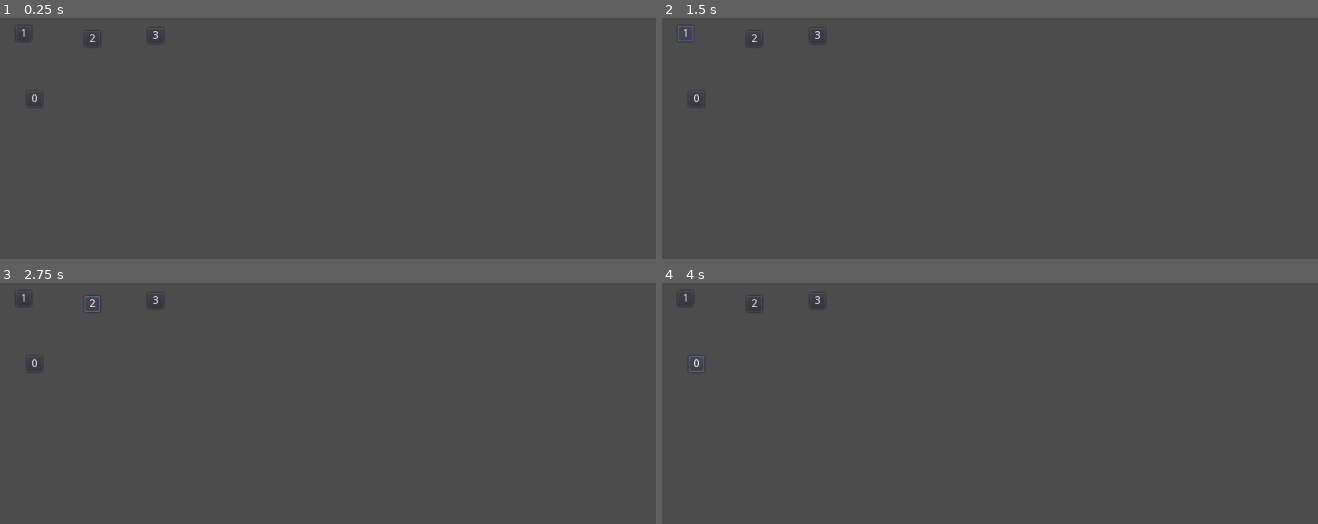
Above: before the commit, frames 1-4 (two rows, left to right).
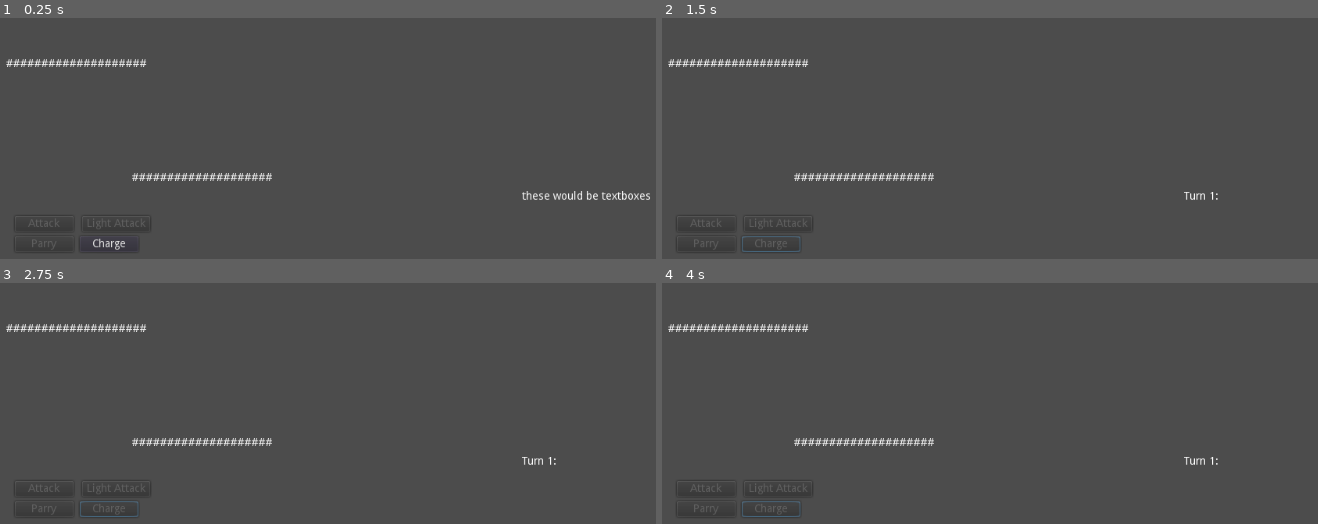
Above: after the commit, the same moments.

Repository: ArtlessAvian/kind-opponent
Game: Godot game, scene res://gameingame/Battle.tscn
Two runs of this game, one before a commit and one after it. Both use one fixed random seed, a clock stepped at 60 frames per second and the inputs below.
Inputs (mouse positions are in pixels of both pictures, inside the frame that each line leads up to):
- Up to frame 1 (0.25 s): no input
- Up to frame 2 (1.5 s): click "0" (after the commit: "Charge") at 0.5 s; click (688, 32) at 1.25 s, where only the run before the commit has a clickable "1"
- Up to frame 3 (2.75 s): click (91, 304) at 2 s, where only the run before the commit has a clickable "2"
- Up to frame 4 (4 s): click (819, 299) at 2.75 s, where only the run before the commit has a clickable "3"; click (694, 364) at 3.5 s, where only the run before the commit has a clickable "0"

The runs differ from the first frame. In frame 1, 1.4% of the frame differs, in the area x 0-100%, y 4-97%; in frame 2, 1.1%; in frame 3, 1.1%; in frame 4, 1.1%.

Commit message:
model view interactions with mockup

Diff:
--- a/gameingame/Battle.gd
+++ b/gameingame/Battle.gd
@@ -1,25 +1,60 @@
 # Acts as a model in MVC
 
 extends Node
+signal user_feedback
+signal update_bars
 
-#var action_queue = []
+var yielding_for_queue = []
 var turn = 0 # why not its free
+var turn_state = null
 
 func _ready():
 	$Player.opponent = $Opponent
 	$Opponent.opponent = $Player
 
-# Update the model instantly
+# Abuses yield to hand off stuff to the view
 func _on_button_down(player_action):
+	turn_state = _game_logic(player_action)
+
+func _process(delta):
+	if (!yielding_for_queue.empty()):
+		if (yielding_for_queue[0]._thing(delta)):
+			yielding_for_queue.pop_front()
+	if (yielding_for_queue.empty() and turn_state != null):
+		turn_state = turn_state.resume()
+
+func _get_opponent_move():
+	if ($Opponent.advantage < 5): return 3
+	return randi() % 3 # dont charge
+
+# hooooooo boy
+
+func _game_logic(player_action):
 	turn += 1
-	print(str("Turn ", turn, ":"))
+	self._text_box(str("Turn ", turn, ":"))
+	yield()
 
-	$Player.temporary()
-	if ($Opponent.health <= 0):
-		print("You are winnr (jk you lose)")
+	self._text_box("player used " + ["attack", "attack but different", "heal", "charge"][player_action])
+	yield()
+	$Player.do_move(player_action)
+	self.emit_signal("update_bars")
+	yield()
+
+	if ($Opponent.is_dead()):
+		self._text_box("You are winnr (jk you lose)")
 		return
 
-	$Opponent.temporary()
-	if ($Player.health <= 0):
-		print("You are winnr (jk you lose)")
+	var opponent_move = _get_opponent_move()
+	self._text_box("opponent used " + ["attack", "attack but different", "heal", "charge"][opponent_move])
+	yield()
+	$Opponent.do_move(opponent_move)
+	self.emit_signal("update_bars")
+	yield()
+
+	if ($Player.is_dead()):
+		self._text_box("You are ded (jk you win)")
+		self._text_box(str("Believability: ", 120/$Opponent._health, "%"))
 		return
+
+func _text_box(text):
+	self.emit_signal("user_feedback", text)
--- a/gameingame/Battle.tscn
+++ b/gameingame/Battle.tscn
@@ -1,7 +1,92 @@
-[gd_scene load_steps=3 format=2]
+[gd_scene load_steps=7 format=2]
 
 [ext_resource path="res://gameingame/Battle.gd" type="Script" id=1]
 [ext_resource path="res://gameingame/Character.tscn" type="PackedScene" id=2]
+[ext_resource path="res://gameingame/TestGrayouter.gd" type="Script" id=3]
+
+[sub_resource type="GDScript" id=1]
+script/source = "extends Label
+
+# Declare member variables here. Examples:
+# var a = 2
+# var b = \"text\"
+var character
+export (NodePath) var character_path
+
+# Called when the node enters the scene tree for the first time.
+func _ready():
+	character = self.get_node(character_path)
+
+func _thing(delta):
+	var target = float(character._health)/character.max_health
+	var diff = target - self.percent_visible
+	var temporaryyyyy = self.percent_visible + delta * sign(diff)
+	self.percent_visible = temporaryyyyy
+	# move towards target, in direction of diff
+
+	# if you move past the target
+	if ((target - temporaryyyyy) * (diff) <= 0):
+		self.percent_visible = target
+		return true
+
+func _on_Battle_update_bars():
+	if (self.percent_visible != float(character._health)/character.max_health):
+		$\"../..\".yielding_for_queue.push_back(self)"
+
+[sub_resource type="GDScript" id=4]
+script/source = "extends Label
+
+# Declare member variables here. Examples:
+# var a = 2
+# var b = \"text\"
+var character
+export (NodePath) var character_path
+
+# Called when the node enters the scene tree for the first time.
+func _ready():
+	character = self.get_node(character_path)
+
+func _thing(delta):
+	var target = float(character.advantage)/character.max_health
+	var diff = target - self.percent_visible
+	var temporaryyyyy = self.percent_visible + delta * sign(diff)
+	self.percent_visible = temporaryyyyy
+	# move towards target, in direction of diff
+
+	# if you move past the target
+	if ((target - temporaryyyyy) * (diff) <= 0):
+		self.percent_visible = target
+		return true
+
+func _on_Battle_update_bars():
+	if (self.percent_visible != float(character.advantage)/character.max_health):
+		$\"../..\".yielding_for_queue.push_back(self)"
+
+[sub_resource type="GDScript" id=3]
+script/source = "extends Label
+
+# Declare member variables here. Examples:
+# var a = 2
+# var b = \"text\"
+
+# Called when the node enters the scene tree for the first time.
+func _ready():
+	pass # Replace with function body.
+
+# Called every frame. 'delta' is the elapsed time since the previous frame.
+
+var done = false
+
+func _thing(delta):
+	self.percent_visible = min(1, self.percent_visible + delta * 4)
+	if (self.percent_visible == 1 and Input.is_action_just_pressed(\"ui_accept\")):
+		return true
+
+func _on_Battle_user_feedback(feedback):
+	self.text = feedback
+	self.percent_visible = 0
+	done = false
+	$\"../..\".yielding_for_queue.push_back(self)"
 
 [node name="Battle" type="Node"]
 script = ExtResource( 1 )
@@ -11,37 +96,95 @@
 [node name="Opponent" parent="." instance=ExtResource( 2 )]
 
 [node name="TEMPORARY" type="Control" parent="."]
+pause_mode = 1
 margin_right = 40.0
 margin_bottom = 40.0
 
 [node name="Button0" type="Button" parent="TEMPORARY"]
-margin_left = 70.0522
-margin_top = 116.754
-margin_right = 90.0522
-margin_bottom = 136.754
-text = "0"
+margin_left = 54.7528
+margin_top = 276.516
+margin_right = 129.753
+margin_bottom = 296.516
+text = "butt"
+script = ExtResource( 3 )
 
 [node name="Button1" type="Button" parent="TEMPORARY"]
-margin_left = 56.2813
-margin_top = 32.9305
-margin_right = 76.2813
-margin_bottom = 52.9305
-text = "1"
+margin_left = 141.446
+margin_top = 277.12
+margin_right = 216.446
+margin_bottom = 297.12
+text = "butt"
+script = ExtResource( 3 )
 
 [node name="Button2" type="Button" parent="TEMPORARY"]
-margin_left = 144.296
-margin_top = 39.5166
-margin_right = 164.296
-margin_bottom = 59.5166
-text = "2"
+margin_left = 55.1447
+margin_top = 302.513
+margin_right = 130.145
+margin_bottom = 322.513
+text = "butt"
+script = ExtResource( 3 )
 
 [node name="Button3" type="Button" parent="TEMPORARY"]
-margin_left = 225.125
-margin_top = 35.9242
-margin_right = 245.125
-margin_bottom = 55.9242
-text = "3"
+margin_left = 137.707
+margin_top = 302.634
+margin_right = 212.707
+margin_bottom = 322.634
+text = "butt"
+script = ExtResource( 3 )
 
+[node name="player health" type="Label" parent="TEMPORARY"]
+margin_left = 204.805
+margin_top = 220.973
+margin_right = 244.805
+margin_bottom = 234.973
+text = "####################"
+script = SubResource( 1 )
+character_path = NodePath("../../Player")
+
+[node name="player advantage" type="Label" parent="TEMPORARY"]
+margin_left = 204.805
+margin_top = 237.554
+margin_right = 384.805
+margin_bottom = 251.554
+text = "####################"
+percent_visible = 0.0
+script = SubResource( 4 )
+character_path = NodePath("../../Player")
+
+[node name="opponent health" type="Label" parent="TEMPORARY"]
+margin_left = 43.5196
+margin_top = 74.761
+margin_right = 223.52
+margin_bottom = 88.761
+text = "####################"
+script = SubResource( 1 )
+character_path = NodePath("../../Opponent")
+
+[node name="opponent advantage" type="Label" parent="TEMPORARY"]
+margin_left = 43.5196
+margin_top = 95.8638
+margin_right = 223.52
+margin_bottom = 109.864
+text = "####################"
+percent_visible = 0.0
+script = SubResource( 4 )
+character_path = NodePath("../../Opponent")
+
+[node name="Label" type="Label" parent="TEMPORARY"]
+margin_left = 704.0
+margin_top = 245.0
+margin_right = 873.0
+margin_bottom = 522.0
+text = "these would be textboxes
+
+"
+script = SubResource( 3 )
+
+[connection signal="update_bars" from="." to="TEMPORARY/player health" method="_on_Battle_update_bars"]
+[connection signal="update_bars" from="." to="TEMPORARY/player advantage" method="_on_Battle_update_bars"]
+[connection signal="update_bars" from="." to="TEMPORARY/opponent health" method="_on_Battle_update_bars"]
+[connection signal="update_bars" from="." to="TEMPORARY/opponent advantage" method="_on_Battle_update_bars"]
+[connection signal="user_feedback" from="." to="TEMPORARY/Label" method="_on_Battle_user_feedback"]
 [connection signal="button_down" from="TEMPORARY/Button0" to="." method="_on_button_down" binds= [ 0 ]]
 [connection signal="button_down" from="TEMPORARY/Button1" to="." method="_on_button_down" binds= [ 1 ]]
 [connection signal="button_down" from="TEMPORARY/Button2" to="." method="_on_button_down" binds= [ 2 ]]
--- a/gameingame/Character.tscn
+++ b/gameingame/Character.tscn
@@ -1,13 +1,9 @@
-[gd_scene load_steps=3 format=2]
+[gd_scene load_steps=5 format=2]
 
 [ext_resource path="res://gameingame/Player.gd" type="Script" id=1]
-
-[sub_resource type="GDScript" id=1]
-script/source = "extends Node
-
-func run(user, opponent):
-	opponent.health -= 10;
-	print(\"attack! attack! attack!\")"
+[ext_resource path="res://gameingame/moves/GenericAttack.gd" type="Script" id=2]
+[ext_resource path="res://gameingame/moves/HealParryThing.gd" type="Script" id=3]
+[ext_resource path="res://gameingame/moves/Charge.gd" type="Script" id=4]
 
 [node name="Player" type="Node"]
 script = ExtResource( 1 )
@@ -15,10 +11,21 @@
 [node name="Moves" type="Node" parent="."]
 
 [node name="Attack" type="Node" parent="Moves"]
-script = SubResource( 1 )
+script = ExtResource( 2 )
+affects = 6
+advantage_cost = 5
 
-[node name="Attack2" type="Node" parent="Moves"]
+[node name="Light Attack" type="Node" parent="Moves"]
+script = ExtResource( 2 )
+affects = 6
+advantage_cost = 1
+damage = 5
 
-[node name="Heal" type="Node" parent="Moves"]
+[node name="Parry" type="Node" parent="Moves"]
+script = ExtResource( 3 )
+affects = 3
+advantage_cost = 2
 
 [node name="Charge" type="Node" parent="Moves"]
+script = ExtResource( 4 )
+affects = 2
--- a/gameingame/Player.gd
+++ b/gameingame/Player.gd
@@ -5,12 +5,25 @@
 # Stuff
 var opponent;
 
-export (int, 0) var maxHealth = 100
+export (int, 0) var max_health = 100
 
-onready var health = maxHealth
 var advantage = 0
+var last_damage = 0
 
-func temporary():
-	opponent.health -= 10
-	print(self.name, " uses Attack or something!")
-	print(opponent.name, " takes 10 damage")
+# private???
+onready var _health = max_health
+
+#func temporary():
+#	opponent._health -= 10
+#	print(self.name, " uses Attack or something!")
+#	print(opponent.name, " takes 10 damage")
+
+func do_move(move_id):
+	$Moves.get_child(move_id).run(self, self.opponent)
+
+func take_damage(damage):
+	self._health -= damage
+	self.last_damage = damage
+
+func is_dead():
+	return self._health <= 0
--- /dev/null
+++ b/gameingame/TestGrayouter.gd
@@ -0,0 +1,13 @@
+extends Button
+
+var advantage_cost
+
+# Called every frame. 'delta' is the elapsed time since the previous frame.
+func _ready():
+	# temporary hardcoding
+	var move = $"../../Player/Moves".get_child(self.get_index())
+	self.text = move.name
+	self.advantage_cost = move.advantage_cost
+
+func _process(delta):
+	self.disabled = $"../../Player".advantage < advantage_cost or $"../../Player".is_dead() or $"../..".turn_state != null
--- /dev/null
+++ b/gameingame/moves/Charge.gd
@@ -0,0 +1,4 @@
+extends "GenericMove.gd"
+
+func run(user, opponent):
+	user.advantage += 10
--- /dev/null
+++ b/gameingame/moves/GenericAttack.gd
@@ -0,0 +1,7 @@
+extends "GenericMove.gd"
+
+export (int) var damage = 10
+
+func run(user, opponent):
+	opponent.take_damage(damage)
+	user.advantage -= advantage_cost
--- /dev/null
+++ b/gameingame/moves/GenericMove.gd
@@ -0,0 +1,7 @@
+extends Node
+
+export (int, FLAGS, "self_health", "self_adv", "other_health", "other_adv") var affects
+export (int) var advantage_cost = 0
+
+func run(user, opponent):
+	user.advantage += 10
--- /dev/null
+++ b/gameingame/moves/HealParryThing.gd
@@ -0,0 +1,6 @@
+extends "GenericMove.gd"
+
+
+func run(user, opponent):
+	user.advantage -= advantage_cost
+	user.take_damage(user.last_damage * -0.9)
